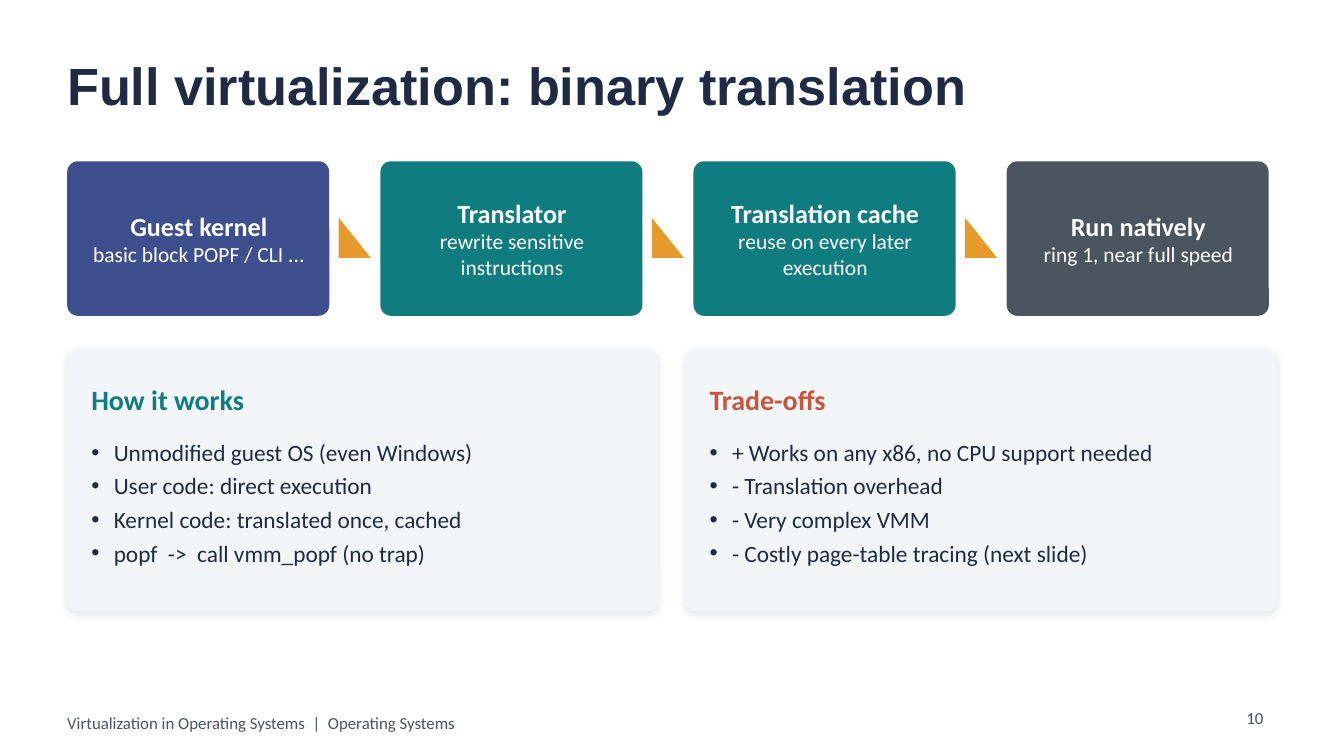
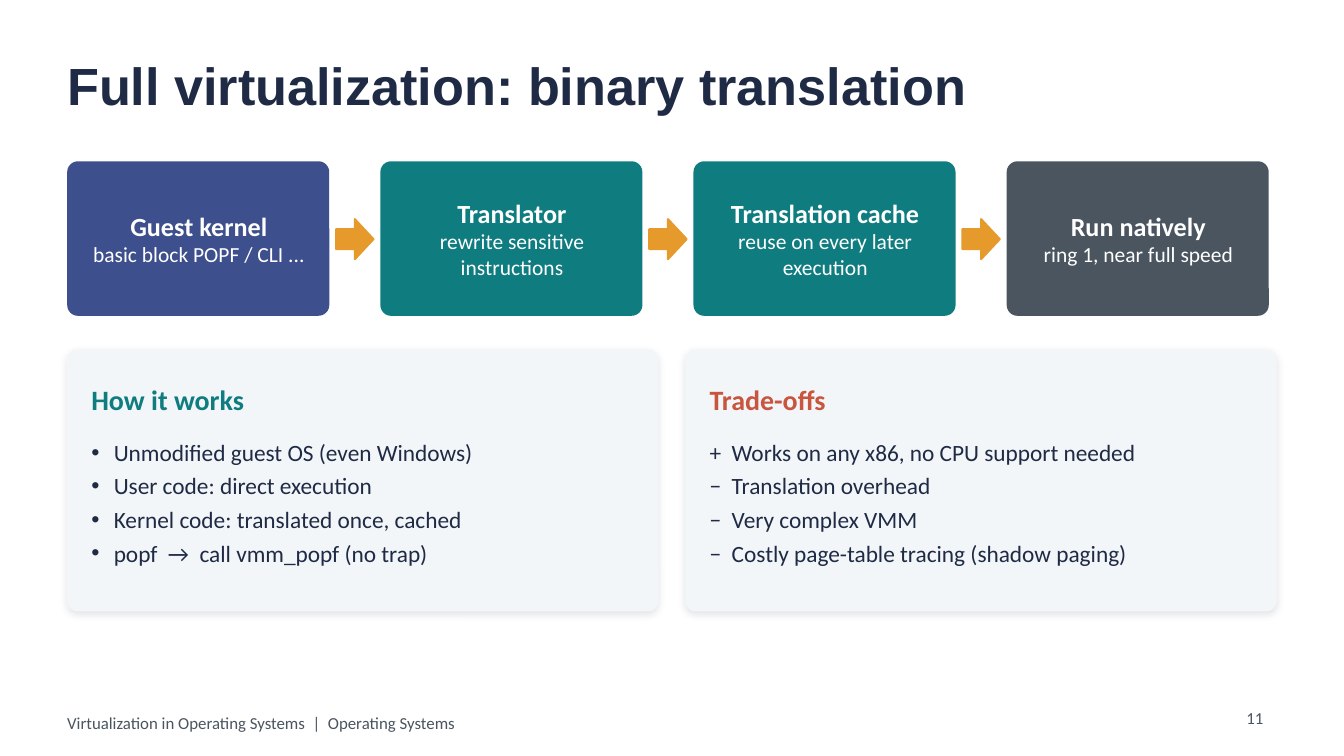
Before and after one commit to aliyassine22/OS-Virtualization, a slide deck: slide 11 of presentation/powerpoint/Virtualization_in_OS.pptx (slide 10 before the commit). Drawn at 1344x756 pixels with LibreOffice and Linux fonts; fonts in the diff are those of the drawing. Boxes give left, top, right and bottom in pixels: in the first picture for what was removed or moved away, otherwise in the second. Text is boxed around its words. In the diff, an @@ line names an element or a change of style, - is before the commit and + after.

```diff
--- a/presentation/powerpoint/Virtualization_in_OS.pptx
+++ b/presentation/powerpoint/Virtualization_in_OS.pptx
@@ right triangle to right arrow; outline none to #E59A2B 1 pt in 3 elements at <box>649,219,687,259</box>, <box>962,219,1000,259</box>, <box>336,219,374,259</box> @@
@@ text at <box>732,444,1136,465</box>: bullet • to none @@
@@ text at <box>732,477,1126,566</box>: text changed @@
-• - Translation overhead
-• - Very complex VMM
-• - Costly page-table tracing (next slide)
+− Translation overhead
+− Very complex VMM
+− Costly page-table tracing (shadow paging)
@@ text at <box>114,545,427,566</box>: text changed @@
-• popf -> call vmm_popf (no trap)
+• popf → call vmm_popf (no trap)
@@ page number at <box>1246,713,1263,724</box>: text changed @@
-10
+11
```
Also in this commit, not shown: 13 other slides changed, 2 slides added, 16 other files.
